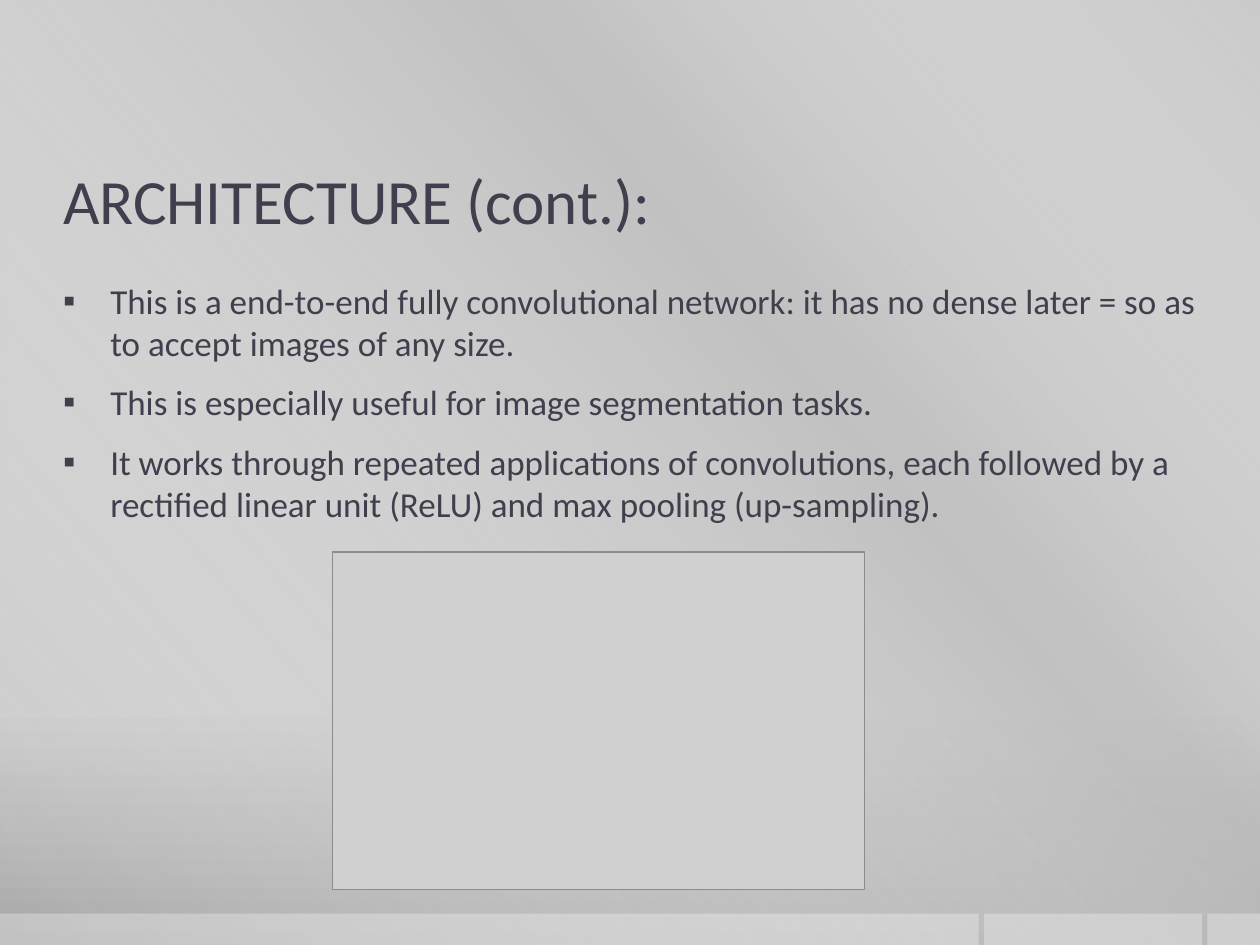
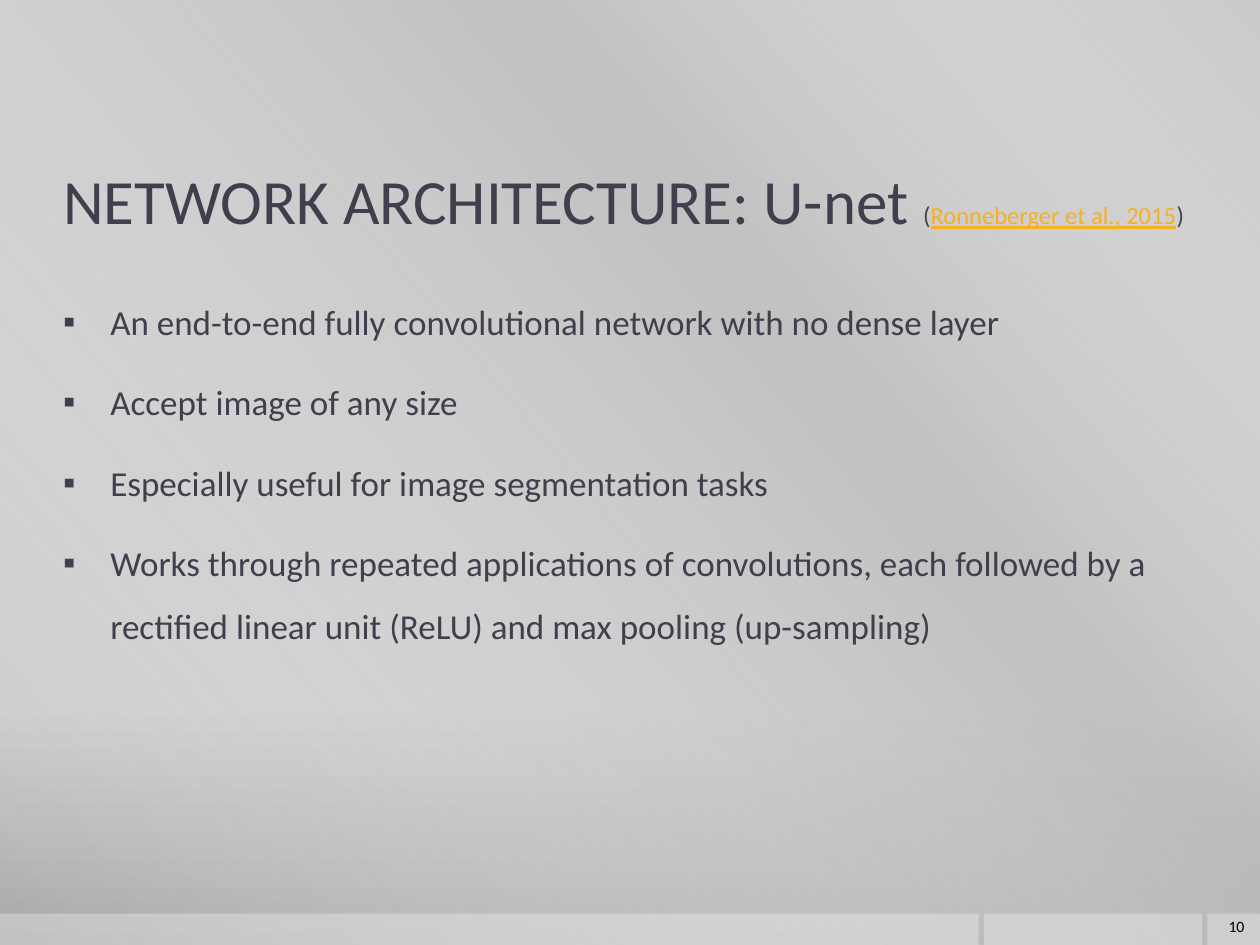
Before and after one commit to yej117/Image_Segmentation_Deep_Learning, a slide deck: slide 10 of IMAGE SEGMENTATION.pptx (slide 7 before the commit). Drawn at 1260x945 pixels with LibreOffice and Linux fonts; fonts in the diff are those of the drawing; grey boxes stand for pictures; background and template pictures are left out. Boxes give left, top, right and bottom in pixels: in the first picture for what was removed or moved away, otherwise in the second. Text is boxed around its words. In the diff, an @@ line names an element or a change of style, - is before the commit and + after.

```diff
--- a/IMAGE SEGMENTATION.pptx
+++ b/IMAGE SEGMENTATION.pptx
@@ title at (63,183,1184,229): text changed @@
-ARCHITECTURE (cont.):
+NETWORK ARCHITECTURE: U-net (Ronneberger et al., 2015)
@@ text at (110,310,1146,645): text changed @@
-▪ This is a end-to-end fully convolutional network: it has no dense later = so as to accept images of any size.
-▪ This is especially useful for image segmentation tasks.
-▪ It works through repeated applications of convolutions, each followed by a rectified linear unit (ReLU) and max pooling (up-sampling).
+▪ An end-to-end fully convolutional network with no dense layer
+▪ Accept image of any size
+▪ Especially useful for image segmentation tasks
+▪ Works through repeated applications of convolutions, each followed by a rectified linear unit (ReLU) and max pooling (up-sampling)
@@ picture removed at (333,552,864,890) @@
@@ page number added at (1229,921,1245,932), 9 pt, text #000000 @@
+10
```
Also in this commit, not shown: 9 other slides changed, 6 slides added, 3 slides removed.
